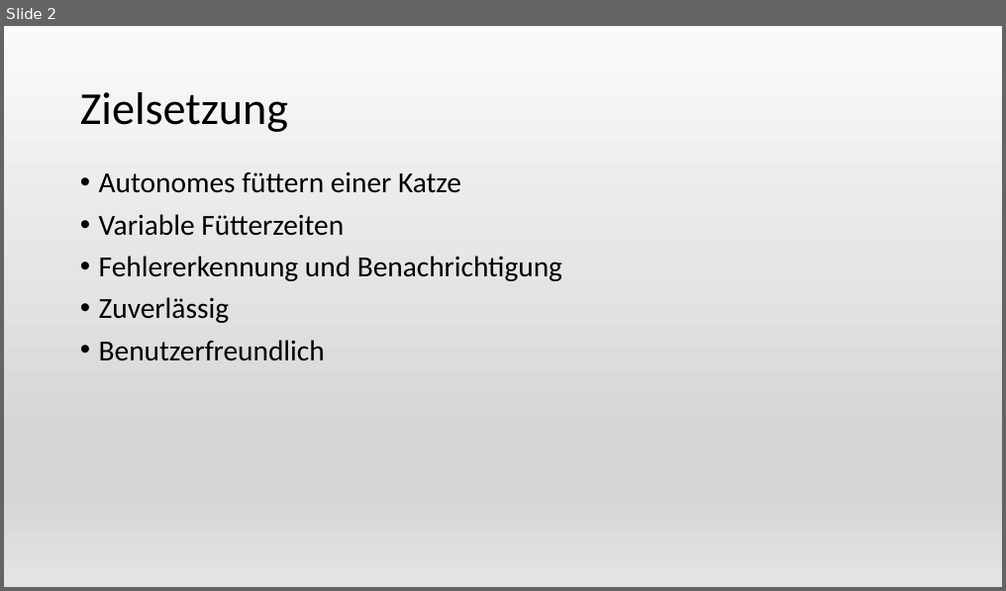
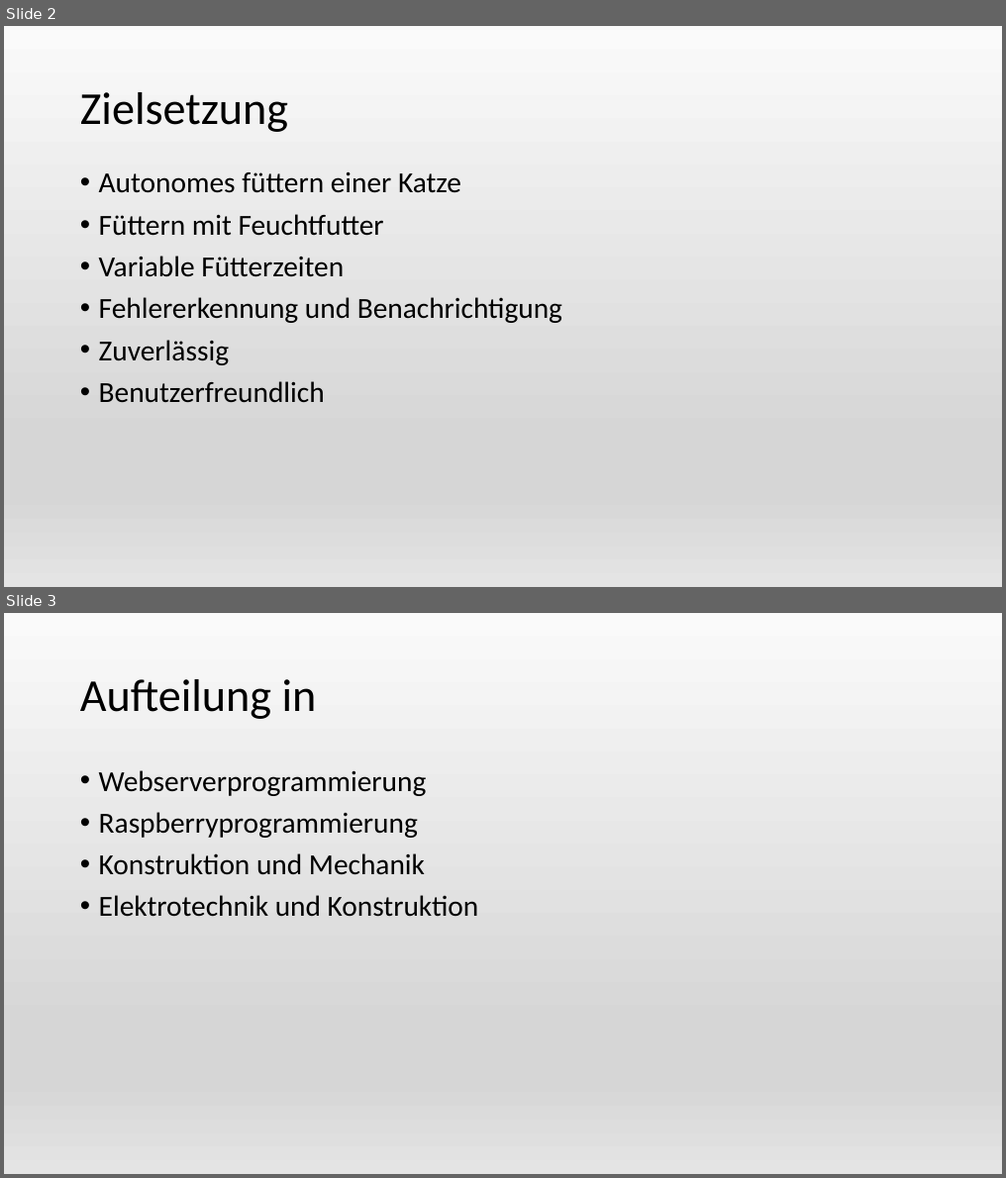
Before and after one commit to Katzenfuetterungsanlage/fuettr_prototype, a slide deck: Diplomarbeit/Powerpoint/Gesamte.pptx. Shown one above the other, each under a label of ours: slide 2 before the commit, slides 2 and 3 after it. The pictures are 1006x591 and 1006x1178 pixels, drawn with LibreOffice and Linux fonts; fonts in the diff are those of the drawing. Boxes give left, top, right and bottom in pixels: in the first picture for what was removed or moved away, otherwise in the second. Text is boxed around its words. In the diff, an @@ line names an element or a change of style, - is before the commit and + after.

```diff
--- a/Diplomarbeit/Powerpoint/Gesamte.pptx
+++ b/Diplomarbeit/Powerpoint/Gesamte.pptx
@@ slide 3 added at [4, 613, 1002, 1174], background gradient #FAFAFA to #D7D7D7 to #E4E4E4 @@
@@ title added at [80, 679, 317, 719], 44 pt, text #000000 @@
+Aufteilung in
@@ text added at [99, 770, 479, 917], 28 pt, text #000000 @@
+• Webserverprogrammierung
+• Raspberryprogrammierung
+• Konstruktion und Mechanik
+• Elektrotechnik und Konstruktion
@@ slide 2 changed as well @@
@@ text at [99, 214, 384, 236]: paragraph added @@
+• Füttern mit Feuchtfutter
```
Also in this commit, not shown: 1 other slide changed, 1 other slide added, 1 slide removed, 1 other file.
